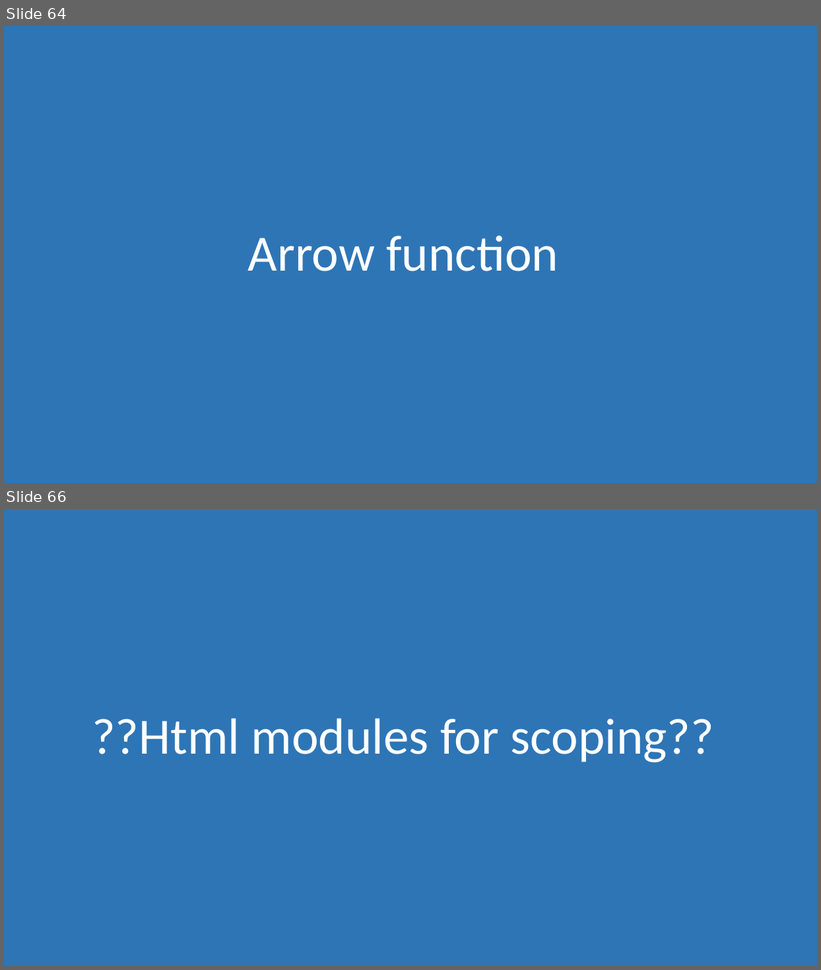
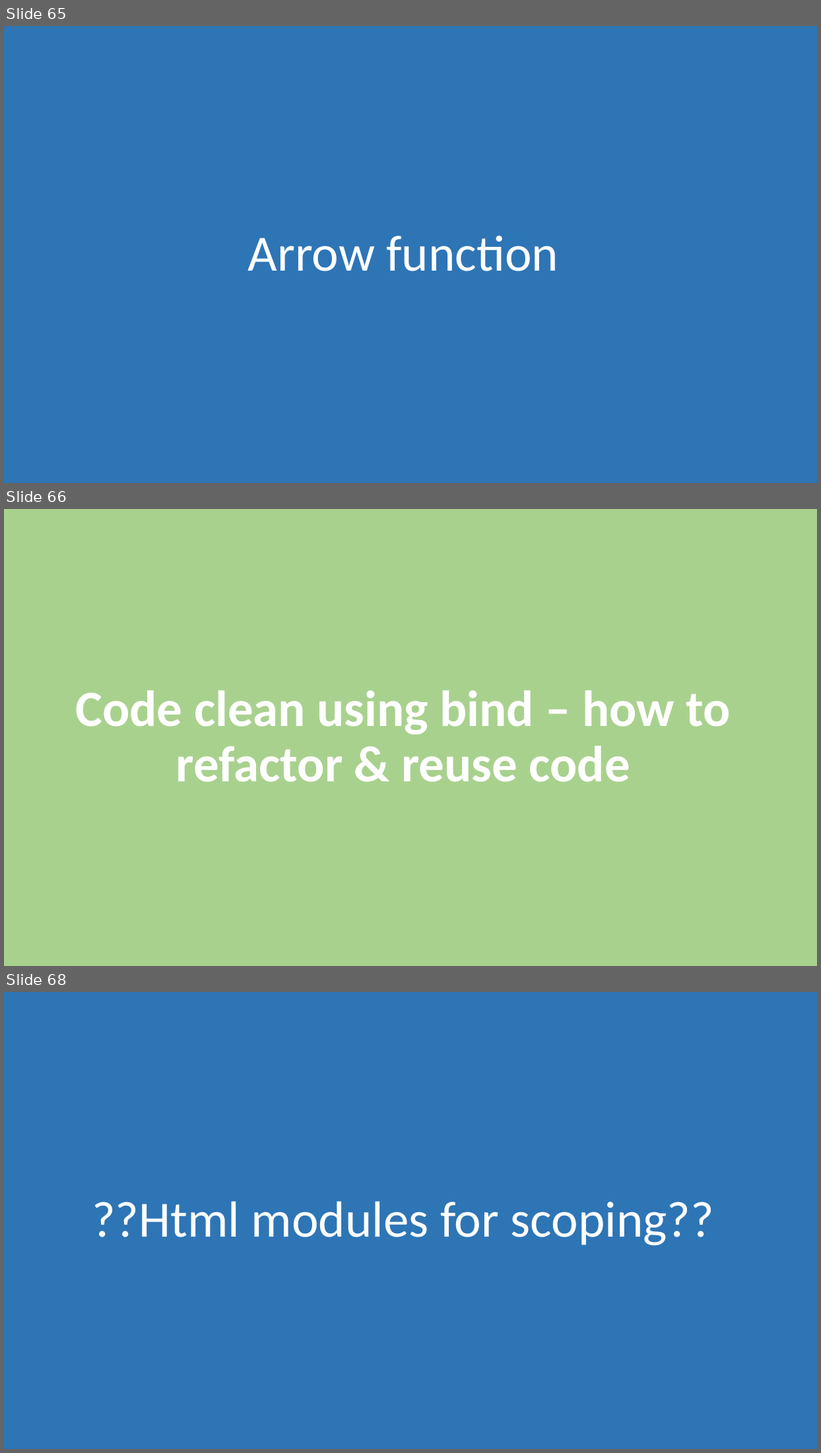
Before and after one commit to morkkis/PWD, a slide deck: presentations/Practical Web Dev.pptx. Shown one above the other, each under a label of ours: slides 64 and 66 before the commit, slides 65, 66 and 68 after it; the slides between them are not shown. The pictures are 821x970 and 821x1453 pixels, drawn with LibreOffice and Linux fonts; fonts in the diff are those of the drawing. Boxes give left, top, right and bottom in pixels: in the first picture for what was removed or moved away, otherwise in the second. Text is boxed around its words. In the diff, an @@ line names an element or a change of style, - is before the commit and + after.

```diff
--- a/presentations/Practical Web Dev.pptx
+++ b/presentations/Practical Web Dev.pptx
@@ slide 66 added at <box>4,509,817,966</box>, background #FFFFFF @@
@@ rectangle added at <box>4,509,817,966</box>, fill #A9D18E @@
@@ title added at <box>76,691,731,782</box>, 60 pt, text #FFFFFF, bold @@
+Code clean using bind – how to refactor & reuse code
@@ what was slide 64 is now slide 65 @@
@@ what was slide 66 is now slide 68 @@
```
Also in this commit, not shown: 3 slides changed, 3 other slides added, 2 other files.
